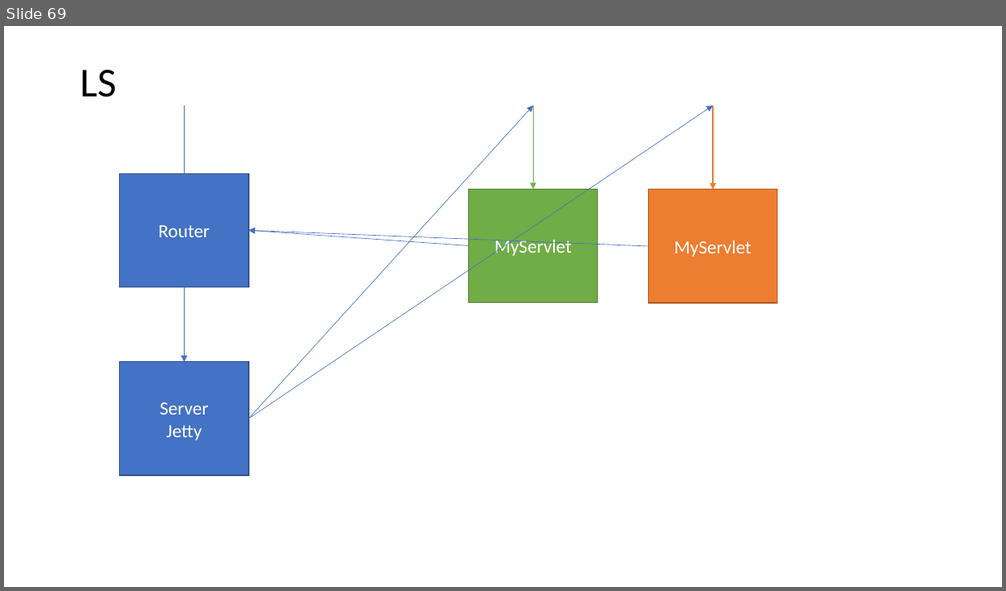
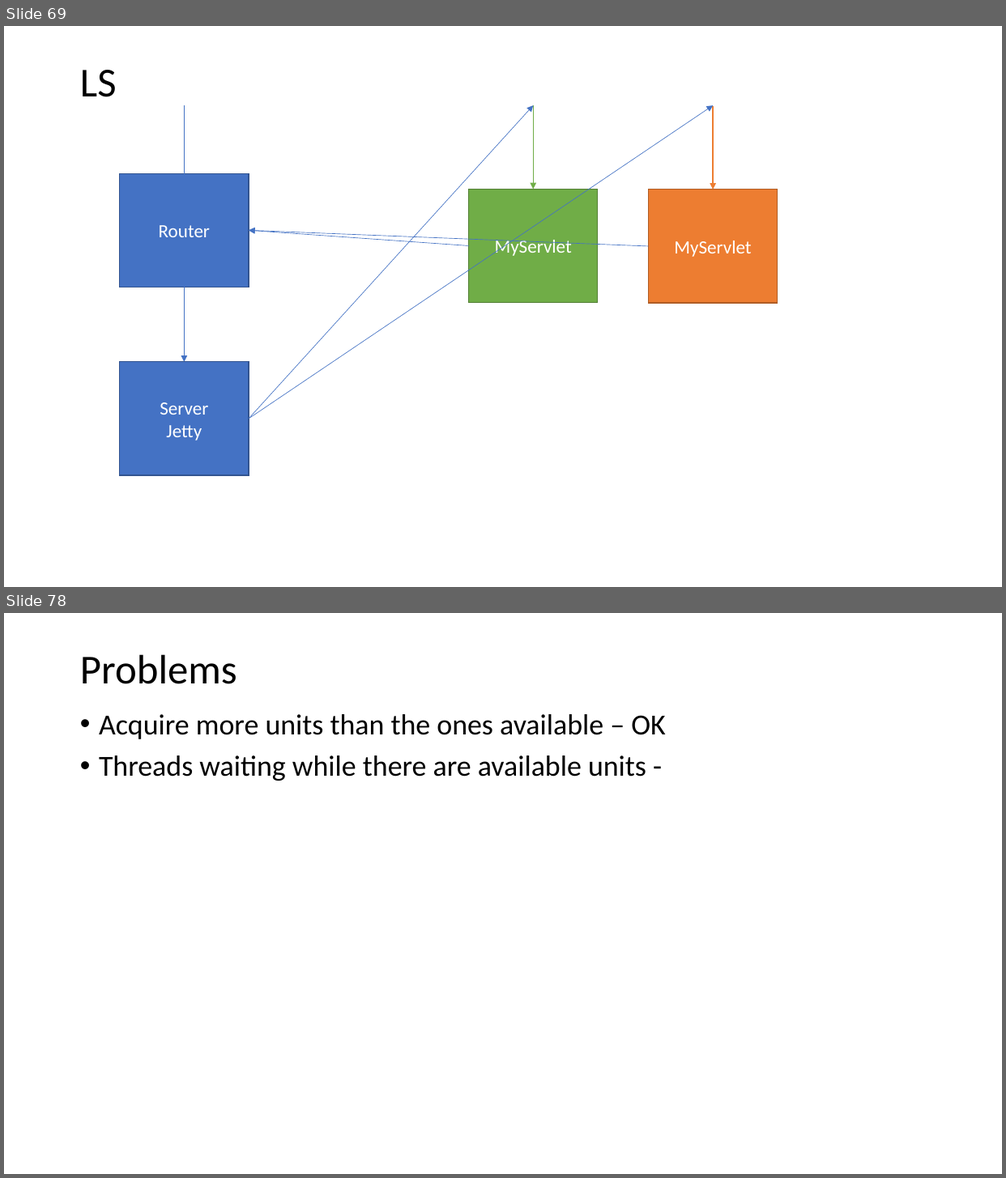
Before and after one commit to isel-leic-pc/s2021v-li51n, a slide deck: docs/threads.pptx. Shown one above the other, each under a label of ours: slide 69 before the commit, slides 69 and 78 after it; the slides between them are not shown. The pictures are 1006x591 and 1006x1178 pixels, drawn with LibreOffice and Linux fonts; fonts in the diff are those of the drawing. Boxes give left, top, right and bottom in pixels: in the first picture for what was removed or moved away, otherwise in the second. Text is boxed around its words. In the diff, an @@ line names an element or a change of style, - is before the commit and + after.

```diff
--- a/docs/threads.pptx
+++ b/docs/threads.pptx
@@ slide 78 added at (4,613,1002,1174), background #FFFFFF @@
@@ title added at (80,654,237,684), 39.6 pt, text #000000 @@
+Problems
@@ text added at (99,714,665,781), 28 pt, text #000000 @@
+• Acquire more units than the ones available – OK
+• Threads waiting while there are available units -
```
Also in this commit, not shown: 1 slide changed, 32 other slides added, 9 other files.
